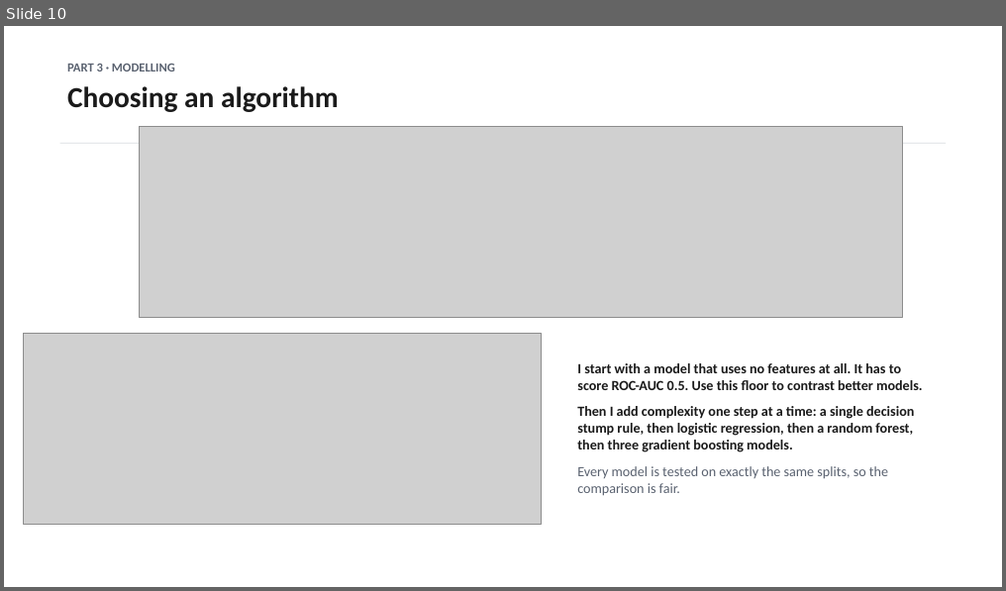
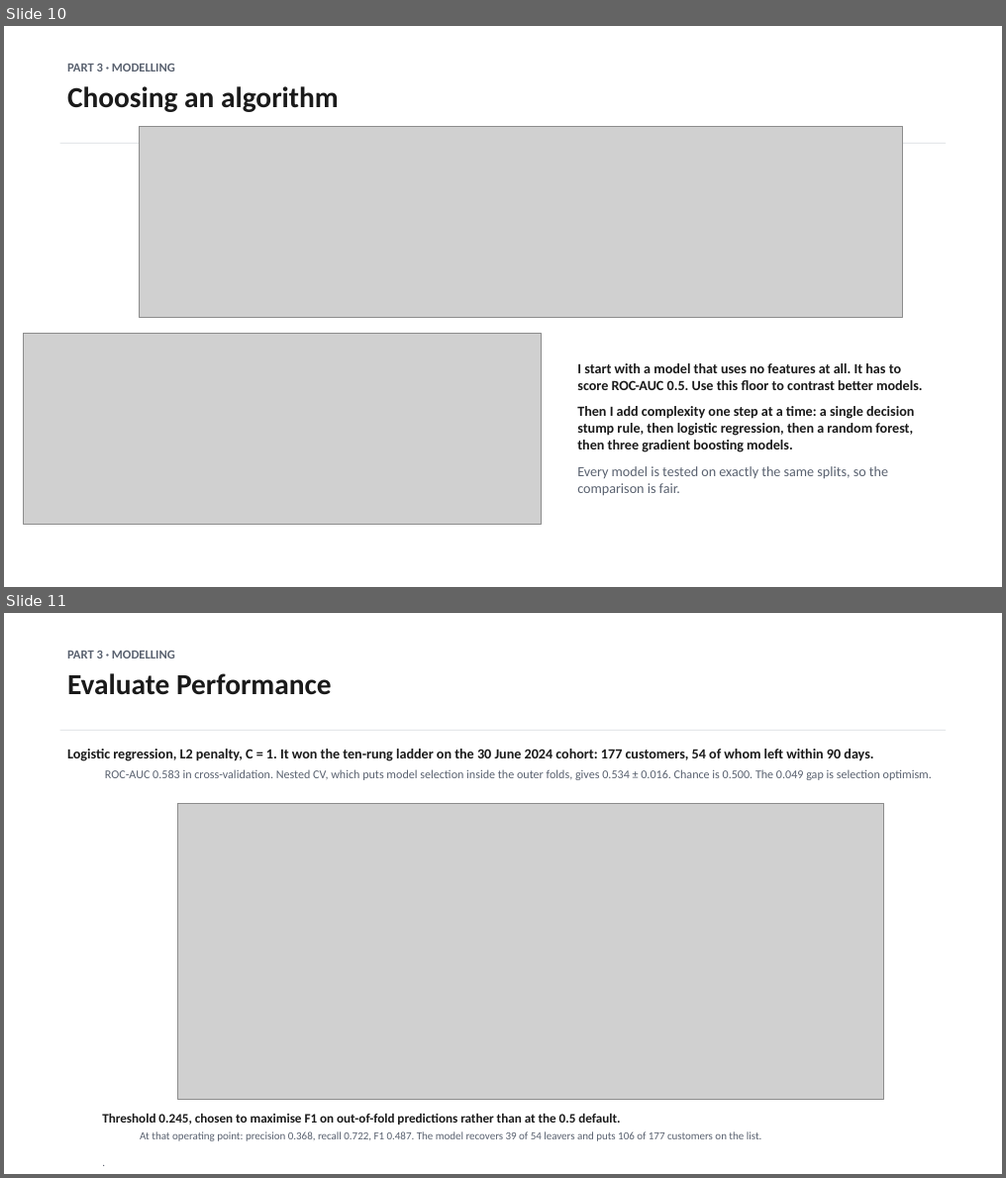
Before and after one commit to dmitriyratu/avepoint-churn-case-study, a slide deck: outputs/decks/AvePoint_Case_Study.pptx. Shown one above the other, each under a label of ours: slide 10 before the commit, slides 10 and 11 after it. The pictures are 1006x591 and 1006x1178 pixels, drawn with LibreOffice and Linux fonts; fonts in the diff are those of the drawing; grey boxes stand for pictures. Boxes give left, top, right and bottom in pixels: in the first picture for what was removed or moved away, otherwise in the second. Text is boxed around its words. In the diff, an @@ line names an element or a change of style, - is before the commit and + after.

Commit message:
Enhance modeling and performance analysis in presentation materials
- Added a new section in `build_new_slides.py` detailing the impact of increased data rows on customer churn analysis, including updated performance metrics and model evaluation.
- Revised the `pooled_selection_null.csv` to include additional AUC values for improved analysis of model performance.
- Updated `AvePoint_Case_Study.pptx` to reflect these enhancements, ensuring alignment with the latest insights and visual clarity.

These changes aim to provide a more comprehensive understanding of the modeling process and its implications for customer retention strategies.

```diff
--- a/outputs/decks/AvePoint_Case_Study.pptx
+++ b/outputs/decks/AvePoint_Case_Study.pptx
@@ slide 11 added at box(4, 613, 1002, 1174), background #FFFFFF @@
@@ text added at box(67, 651, 332, 695), 28 pt, text #1A1A1A, bold @@
+PART 3 · MODELLING
+Evaluate Performance
@@ rectangle added at box(60, 730, 945, 731), fill #D8DCE0 @@
@@ text added at box(67, 749, 932, 780), 11.5 pt, text #5A6270 @@
+Logistic regression, L2 penalty, C = 1. It won the ten-rung ladder on the 30 June 2024 cohort: 177 customers, 54 of whom left within 90 days.
+  ROC-AUC 0.583 in cross-validation. Nested CV, which puts model selection inside the outer folds, gives 0.534 ± 0.016. Chance is 0.500. The 0.049 gap is selection optimism.
@@ picture added at box(178, 803, 884, 1100) @@
@@ text added at box(102, 1113, 762, 1142), 10.5 pt, text #5A6270 @@
+Threshold 0.245, chosen to maximise F1 on out-of-fold predictions rather than at the 0.5 default.
+  At that operating point: precision 0.368, recall 0.722, F1 0.487. The model recovers 39 of 54 leavers and puts 106 of 177 customers on the list.
+.
```
Also in this commit, not shown: 3 slides changed, 2 other slides added, 2 slides removed, 22 other files.
